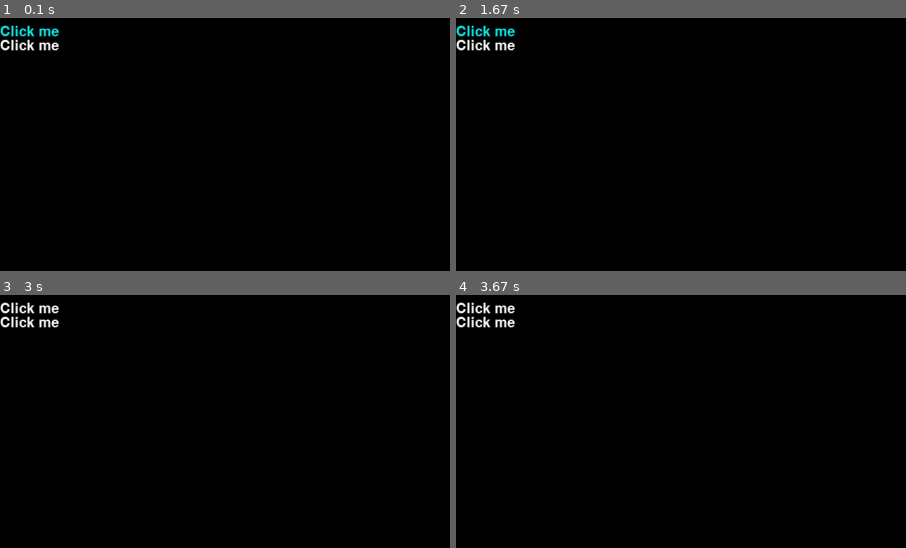
Above: before the commit, frames 1-4 (two rows, left to right).
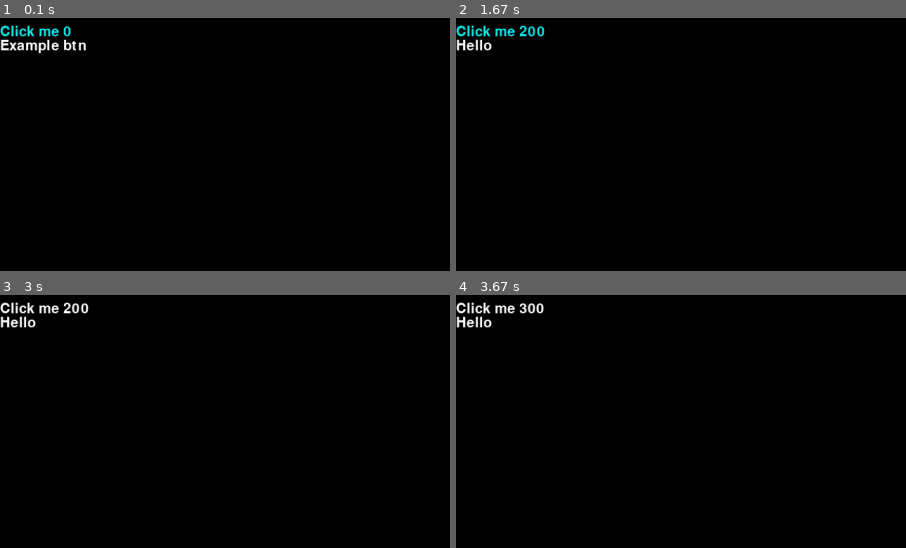
Above: after the commit, the same moments.

Repository: cubewhy/pyvn
Game: pygame game, started from main.py
Two runs of this game, one before a commit and one after it. Both use one fixed random seed, a clock stepped at 60 frames per second and the inputs below.
Inputs (mouse positions are % of the whole screen's width and height, from its top left):
- Up to frame 1 (0.1 s): no input
- Up to frame 2 (1.67 s): press the mouse at (4, 2) at 0.37 s; move the mouse to (25, 12) at 0.47 s; release the mouse at (46, 23) at 0.6 s; click (4, 2) at 0.72 s, where only the run after the commit has a clickable "Click me 0"; click (5, 6) at 1.05 s, where only the run after the commit has a clickable "Example btn"; click (5, 2) at 1.38 s, where only the run after the commit has a clickable "Click me 100"
- Up to frame 3 (3 s): press the mouse at (5, 2) at 1.7 s; move the mouse to (9, 25) at 1.8 s; release the mouse at (13, 47) at 1.93 s
- Up to frame 4 (3.67 s): click (5, 2) at 3.05 s, where only the run after the commit has a clickable "Click me 200"; press the mouse at (5, 2) at 3.37 s; move the mouse to (12, 26) at 3.47 s; release the mouse at (20, 51) at 3.6 s
The pictures show only the part of the screen within x 0-50%, y 0-50%; the shares and areas given below are measured in that part.

The runs differ from the first frame. In frame 1, 0.6% of the frame differs, in the area x 0-20%, y 3-15%; in frame 2, 0.6%; in frame 3, 0.6%; in frame 4, 0.5%.

Commit message:
feat: handle btn click

Diff:
--- a/main.py
+++ b/main.py
@@ -8,19 +8,19 @@
 @dataclass
 class AppState:
     num_counter: int = 0
+    btn1_text: str = "Example btn"
 
 
 def game_loop(ui: UiLike, state: AppState):
     layout = VerticalLayout()
 
     ui.set_base_layout(layout)
-    if layout.add(Button("Click me").padding(10)).is_clicked():
+    if layout.add(Button("Click me " + str(state.num_counter)).padding(10)).is_clicked():
         # add the add counter
-        state.num_counter += 1
+        state.num_counter += 100
 
-    if layout.add(Button("Click me")).is_clicked():
-        # add the add counter
-        state.num_counter += 1
+    if layout.add(Button(state.btn1_text)).is_clicked():
+        state.btn1_text = "Hello"
 
 
 def main():
--- a/pyvn/__init__.py
+++ b/pyvn/__init__.py
@@ -2,8 +2,15 @@
 from typing import Callable, Generic, TypeVar
 import pygame
 
+from pyvn.components import Component
 from pyvn.events.bus import EventBus
-from pyvn.events.mouse import MouseDownEvent, MouseEvent, MouseMoveEvent, MouseUpEvent
+from pyvn.events.mouse import (
+    MouseClickedEvent,
+    MouseDownEvent,
+    MouseEvent,
+    MouseMoveEvent,
+    MouseUpEvent,
+)
 from pyvn.ui import UiLike
 from pyvn.ui.pg_impl import GameUi
 
@@ -14,15 +21,22 @@
 @dataclass
 class InternalState:
     last_mouse_pos: (int, int) = (0, 0)
+    mouse_down: bool = False
+    mouse_up: bool = False
 
 
 def process_mouse_events(eventbus: EventBus, internal_state: InternalState):
     mouse_x, mouse_y = pygame.mouse.get_pos()
     mouse_event = MouseEvent(mouse_x, mouse_y)
-    eventbus.trigger_event(mouse_event)
+    eventbus.add_event(mouse_event)
     if internal_state.last_mouse_pos != (mouse_x, mouse_y):
         # mouse pos changed, trigger the event
-        eventbus.trigger_event(MouseMoveEvent(mouse_x, mouse_y))
+        eventbus.add_event(MouseMoveEvent(mouse_x, mouse_y))
+
+    if internal_state.mouse_down and internal_state.mouse_up:
+        eventbus.add_event(MouseClickedEvent(mouse_x, mouse_y))  # TODO: mouse button
+        internal_state.mouse_down = False
+        internal_state.mouse_up = False
     internal_state.last_mouse_pos = (mouse_x, mouse_y)
 
 
@@ -45,8 +59,9 @@
     internal_state = InternalState()
 
     # Create the ui object
+    ui = GameUi(screen)
+
     while running:
-        ui = GameUi(screen)
         eventbus = ui.get_eventbus()
 
         # do render
@@ -54,18 +69,19 @@
         # call the render logic here
         game_loop(ui, state)
 
-        # Pre render
-        ui.pre_render()
+        ui.eventbus.clear_events()
 
         for event in pygame.event.get():
             if event.type == pygame.QUIT:
                 running = False
             elif event.type == pygame.MOUSEBUTTONDOWN:
                 mouse_x, mouse_y = pygame.mouse.get_pos()
-                eventbus.trigger_event(MouseDownEvent(mouse_x, mouse_y))
+                internal_state.mouse_down = True
+                eventbus.add_event(MouseDownEvent(mouse_x, mouse_y))
             elif event.type == pygame.MOUSEBUTTONUP:
                 mouse_x, mouse_y = pygame.mouse.get_pos()
-                eventbus.trigger_event(MouseUpEvent(mouse_x, mouse_y))
+                internal_state.mouse_up = True
+                eventbus.add_event(MouseUpEvent(mouse_x, mouse_y))
 
         process_mouse_events(eventbus, internal_state)
 
@@ -75,3 +91,5 @@
 
         pygame.display.flip()
         clock.tick(fps_limit)
+
+        ui.prepare_next_loop()
--- a/pyvn/components/__init__.py
+++ b/pyvn/components/__init__.py
@@ -6,7 +6,15 @@
 
 import pygame
 
-from pyvn.events.mouse import MouseOutEvent, MouseOverEvent
+from pyvn.events import Event
+from pyvn.events.mouse import (
+    MouseClickedEvent,
+    MouseDownEvent,
+    MouseEvent,
+    MouseOutEvent,
+    MouseOverEvent,
+    MouseUpEvent,
+)
 
 if TYPE_CHECKING:
     from pyvn.renderers import Renderer
@@ -43,6 +51,28 @@
         self.y = 0
         self.ui: UiLike | None = None
 
+    def handle_event(self, event: Event) -> None:
+        if isinstance(event, MouseEvent):
+            mouse_pos = event.mouse_x, event.mouse_y
+            if self.is_hovererd(mouse_pos):
+                # The rect was hovered
+                self.on_mouse_over(MouseOverEvent(event.mouse_x, event.mouse_y))
+            else:
+                # not hovered
+                self.on_mouse_out(MouseOutEvent(event.mouse_x, event.mouse_y))
+        elif isinstance(event, MouseDownEvent):
+            mouse_pos = event.mouse_x, event.mouse_y
+            if self.is_hovererd(mouse_pos):
+                self.on_mouse_down(event)
+        elif isinstance(event, MouseUpEvent):
+            mouse_pos = event.mouse_x, event.mouse_y
+            if self.is_hovererd(mouse_pos):
+                self.on_mouse_up(event)
+        elif isinstance(event, MouseClickedEvent):
+            mouse_pos = event.mouse_x, event.mouse_y
+            if self.is_hovererd(mouse_pos):
+                self.on_clicked(event)
+
     def set_ui(self, ui: UiLike) -> None:
         self.ui = ui
 
@@ -50,6 +80,15 @@
         pass
 
     def on_mouse_out(self, event: MouseOutEvent) -> None:
+        pass
+
+    def on_mouse_up(self, event: MouseOutEvent) -> None:
+        pass
+
+    def on_mouse_down(self, event: MouseDownEvent) -> None:
+        pass
+
+    def on_clicked(self, event: MouseClickedEvent) -> None:
         pass
 
     @abstractmethod
@@ -67,9 +106,8 @@
         self.x, self.y = pos
 
     def is_hovererd(self, mouse_pos: (int, int)) -> bool:
-        comp_x, comp_y = self.get_position()
         comp_width, comp_height = self.get_size_with_padding()
-        box = Box(comp_x, comp_y, comp_width, comp_height)
+        box = Box(self.x, self.y, comp_width, comp_height)
         return (
             mouse_pos[0] > box.x
             and mouse_pos[0] < box.x + box.width
--- a/pyvn/components/button.py
+++ b/pyvn/components/button.py
@@ -1,6 +1,6 @@
 from typing import Self
 
-from pyvn.events.mouse import MouseOutEvent, MouseOverEvent
+from pyvn.events.mouse import MouseClickedEvent, MouseOutEvent, MouseOverEvent
 from pyvn.renderers import Renderer
 from pyvn.components import Component
 
@@ -28,6 +28,9 @@
     def on_mouse_out(self, event: MouseOutEvent) -> None:
         self._text_color = (255, 255, 255)
 
+    def on_clicked(self, event: MouseClickedEvent) -> None:
+        self._clicked = True
+
     def is_clicked(self) -> bool:
         if self._clicked:
             self._clicked = False
--- a/pyvn/events/bus.py
+++ b/pyvn/events/bus.py
@@ -1,5 +1,6 @@
 from typing import Callable, List, TypeVar
 
+from pyvn.components import Component
 from pyvn.events import Event
 
 EventGeneric = TypeVar("E", bound=Event)
@@ -10,6 +11,7 @@
     def __init__(self) -> None:
         super().__init__()
         self.handlers: List[EventHandler] = []
+        self.event_queue: List[Event] = []
 
     def add_handler(self, handler: EventHandler) -> None:
         self.handlers.append(handler)
@@ -17,6 +19,13 @@
     def remove_handler(self, handler: EventHandler) -> None:
         self.handlers.remove(handler)
 
-    def trigger_event(self, event: EventGeneric) -> None:
-        for handler in self.handlers:
-            handler(event)
+    def add_event(self, event: EventGeneric) -> None:
+        self.event_queue.append(event)
+
+    def trigger_events(self, component: Component) -> None:
+        for event in self.event_queue:
+            if component.ui is not None:
+                component.handle_event(event)
+
+    def clear_events(self):
+        self.event_queue.clear()
--- a/pyvn/events/mouse.py
+++ b/pyvn/events/mouse.py
@@ -36,3 +36,9 @@
 class MouseUpEvent(Event):
     mouse_x: int
     mouse_y: int
+
+
+@dataclass
+class MouseClickedEvent(Event):
+    mouse_x: int
+    mouse_y: int
--- a/pyvn/layouts/__init__.py
+++ b/pyvn/layouts/__init__.py
@@ -1,9 +1,7 @@
 from abc import ABC, abstractmethod
-from typing import List, Self
+from typing import Callable, List, Self
 
 from pyvn.components import Component
-from pyvn.events.bus import EventGeneric
-from pyvn.events.mouse import MouseDownEvent, MouseEvent, MouseOutEvent, MouseOverEvent
 from pyvn.ui import UiLike
 
 
@@ -13,49 +11,36 @@
         self.parent_layout = parent_layout
         self.renderer = None
         self.components: List[Component] = []
-        self.hovered_components: List[Component] = []
-        self.focused_component: Component | None = None
-        self.ui:UiLike = None
+        self.ui: UiLike = None
+        self.post_add_component_listener: Callable[[Component], None] | None = None
         if parent_layout is not None:
             self.ui = parent_layout.ui
+        self.init()
+
+    @abstractmethod
+    def init(self): ...
+
+    @abstractmethod
+    def next_position(self, component: Component | None = None) -> (int, int): ...
+
+    def on_post_add_component(self, callable: Callable[[Component], None]):
+        self.post_add_component_listener = callable
 
     def add(self, component: Component) -> Component:
-        self.components.append(component)
-        return component
+        comp = self.place_component(component)
+        self.components.append(comp)
+        self.ui.get_eventbus().trigger_events(comp)
+        if self.post_add_component_listener is not None:
+            self.post_add_component_listener(comp)
+        return comp
 
     def set_ui(self, ui: UiLike) -> None:
         self.ui = ui
 
-    @abstractmethod
-    def next_position(self) -> (int, int):
-        pass
-
-    def handle_event(self, event: EventGeneric) -> None:
-        if isinstance(event, MouseEvent):
-            mouse_pos = event.mouse_x, event.mouse_y
-            for component in self.components:
-                if component.is_hovererd(mouse_pos):
-                    # The rect was hovered
-                    if component not in self.hovered_components:
-                        component.on_mouse_over(
-                            MouseOverEvent(event.mouse_x, event.mouse_y)
-                        )
-                        self.hovered_components.append(component)
-                else:
-                    # not hovered
-                    if component in self.hovered_components:
-                        component.on_mouse_out(
-                            MouseOutEvent(event.mouse_x, event.mouse_y)
-                        )
-                        self.hovered_components.remove(component)
-        elif isinstance(event, MouseDownEvent):
-            for component in self.hovered_components:
-                component.on_mouse_down()
-
-    def pre_render(self) -> None:
-        for component in self.components:
-            component.set_ui(self.ui)
-            component.set_position(self.next_position())
+    def place_component(self, component: Component) -> Component:
+        component.set_ui(self.ui)
+        component.set_position(self.next_position(component))
+        return component
 
     def render(self) -> None:
         if self.renderer is None:
--- a/pyvn/layouts/vertical.py
+++ b/pyvn/layouts/vertical.py
@@ -1,20 +1,22 @@
 from copy import deepcopy
+from pyvn import Component
 from pyvn.layouts import Layout
 
 
 class VerticalLayout(Layout):
     def __init__(self, parent_layout: Layout = None) -> None:
         super().__init__(parent_layout)
+
+    def init(self) -> None:
         self._next_position = [0, 0]
-        if parent_layout is not None:
-            self._next_position = list(parent_layout.next_position())
-        self.counter = 0
+        if self.parent_layout is not None:
+            self._next_position = list(self.parent_layout.next_position(None))
 
-    def next_position(self) -> (int, int):
+    def next_position(self, component: Component | None = None) -> (int, int):
+        if component is None:
+            return self._next_position
         x, y = deepcopy(self._next_position)
-        component = self.components[self.counter]
         next_width, next_height = component.get_size_with_padding()
         self._next_position[1] += next_height
-        self.counter += 1
 
         return (x + component.get_padding().left, y)
--- a/pyvn/ui/__init__.py
+++ b/pyvn/ui/__init__.py
@@ -7,13 +7,14 @@
     from pyvn.events.bus import EventBus
     from pyvn.layouts import Layout
 
-
     L = TypeVar("L", bound=Layout)
+    T = TypeVar("T")
 
 
 class UiLike(Protocol):
     def __init__(self, surface: Surface) -> None: ...
     def get_eventbus(self) -> EventBus: ...
     def set_base_layout(self, layout: L) -> L: ...
-    def pre_render(self) -> None: ...
     def render(self) -> None: ...
+
+    def use_state(self, init_value: T) -> T: ...
--- a/pyvn/ui/pg_impl.py
+++ b/pyvn/ui/pg_impl.py
@@ -1,14 +1,15 @@
-from typing import TypeVar
+from typing import Callable, TypeVar
 
 from pygame import Surface
 
 from pyvn.events.bus import EventBus
-from pyvn.layouts import Layout
+from pyvn.layouts import Component, Layout
 from pyvn.renderers.pygame_renderer import PygameRenderer
 from pyvn.ui import UiLike
 
 
 L = TypeVar("L", bound=Layout)
+T = TypeVar("T")
 
 
 class GameUi(UiLike):
@@ -18,27 +19,33 @@
         self.base_layout: Layout = None
         self.eventbus = EventBus()
 
+        self.post_add_component_listener: Callable[[Component], None] | None = None
+
     def get_eventbus(self) -> EventBus:
         return self.eventbus
 
     def set_base_layout(self, layout: L) -> L:
         # unregister event handler for old layout
-        if self.base_layout is not None:
-            self.eventbus.remove_handler(self.base_layout.handle_event)
+        # if self.base_layout is not None:
+            # self.eventbus.remove_handler(self.base_layout.handle_event)
         # Create the renderer instance for layout
 
         renderer = PygameRenderer(self.surface)
         layout.renderer = renderer
         layout.ui = self
+        layout.on_post_add_component(self.post_add_component_listener)
         self.base_layout = layout
         # register event handler
-        self.eventbus.add_handler(layout.handle_event)
+        # self.eventbus.add_handler(layout.handle_event)
         return layout
-
-    def pre_render(self) -> None:
-        if self.base_layout is not None:
-            self.base_layout.pre_render()
 
     def render(self) -> None:
         if self.base_layout is not None:
             self.base_layout.render()
+
+    def on_post_add_component(self, callable: Callable[[Component], None]):
+        self.post_add_component_listener = callable
+
+    def prepare_next_loop(self) -> None:
+        if self.base_layout is not None:
+            self.base_layout.init()
